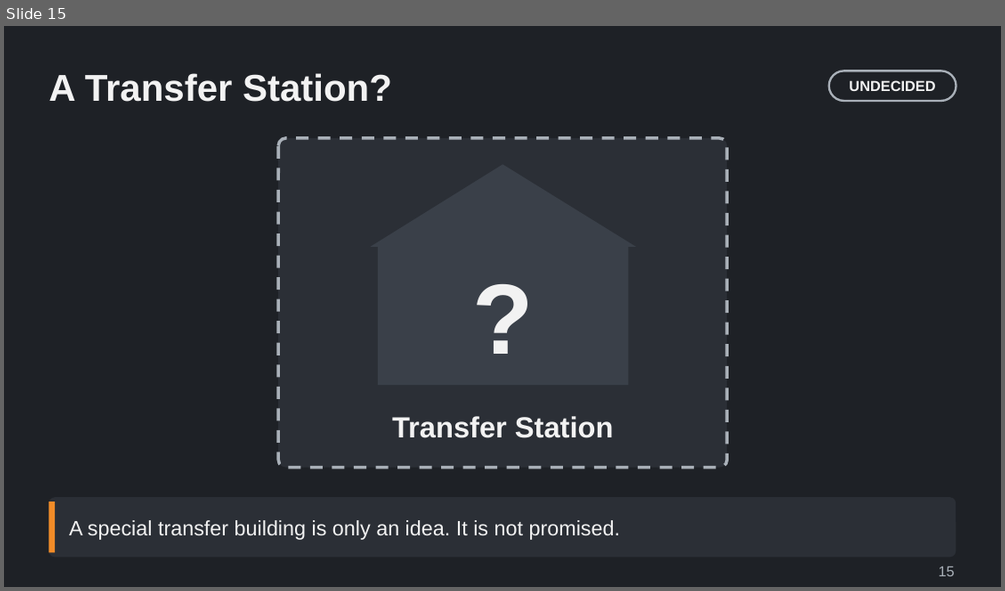
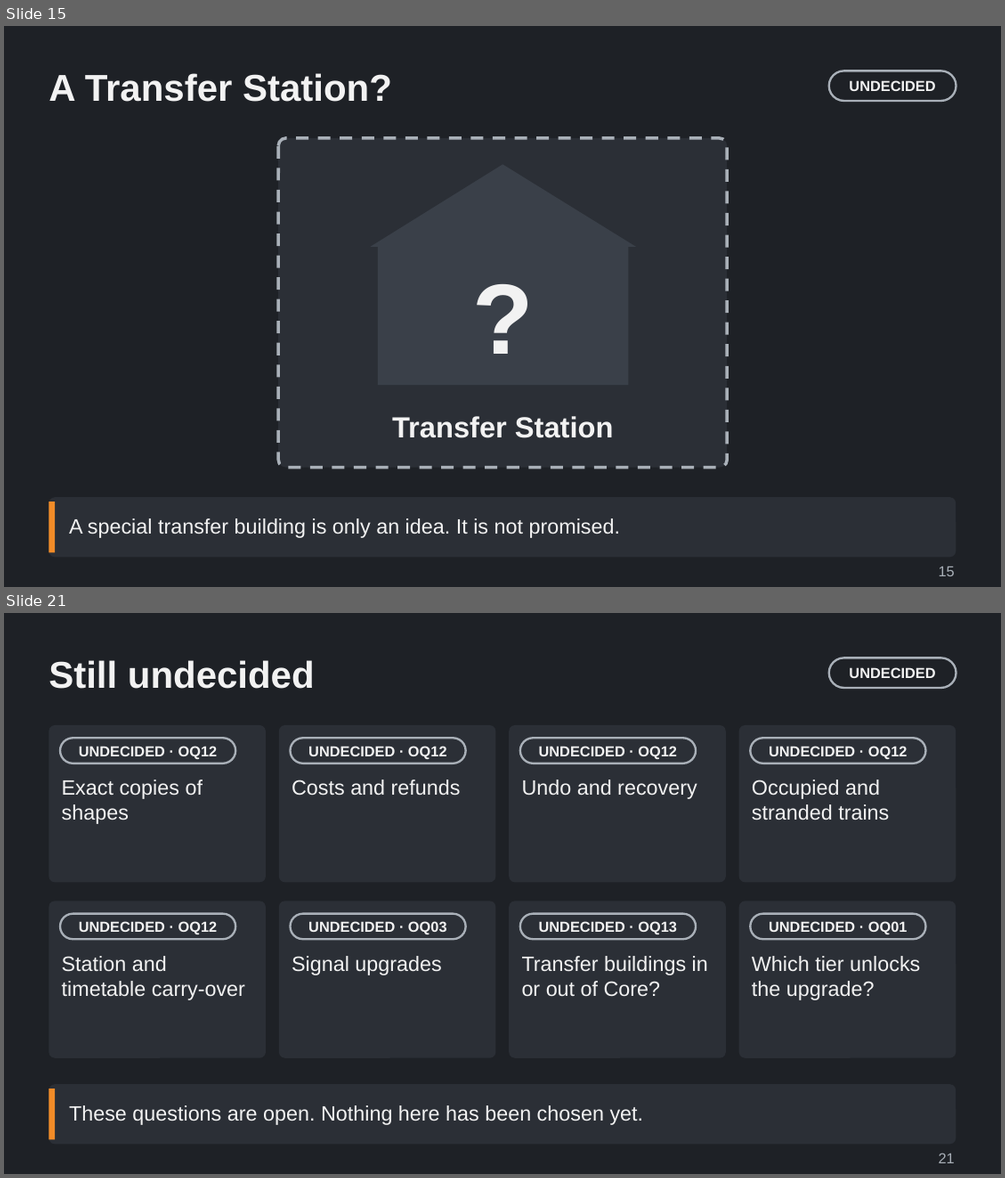
Before and after one commit to Tarenkookoo/Satisfactory---Early-Locomotion, a slide deck: Reporting/Claude Presents/Deck4_Monorail/The_Monorail_Transition_Explained.pptx. Shown one above the other, each under a label of ours: slide 15 before the commit, slides 15 and 21 after it; the slides between them are not shown. The pictures are 1005x591 and 1005x1178 pixels, drawn with LibreOffice and Linux fonts; fonts in the diff are those of the drawing. Boxes give left, top, right and bottom in pixels: in the first picture for what was removed or moved away, otherwise in the second. Text is boxed around its words. In the diff, an @@ line names an element or a change of style, - is before the commit and + after.

```diff
--- a/Reporting/Claude Presents/Deck4_Monorail/The_Monorail_Transition_Explained.pptx
+++ b/Reporting/Claude Presents/Deck4_Monorail/The_Monorail_Transition_Explained.pptx
@@ slide 21 added at (4,613,1001,1174), background #1E2126 @@
@@ title added at (48,660,315,689), 36 pt, text #F2F2F2, bold @@
+Still undecided
@@ rounded rectangle added at (829,657,956,688), outline #A9B0B8 2 pt, 14 pt, text #F2F2F2, bold @@
+UNDECIDED
@@ group added at (48,725,956,1058): 16 rounded rectangles, 8 texts @@
+UNDECIDED · OQ12
+Exact copies of shapes
+UNDECIDED · OQ12
+Costs and refunds
+UNDECIDED · OQ12
+Undo and recovery
+UNDECIDED · OQ12
+Occupied and stranded trains
+UNDECIDED · OQ12
+Station and timetable carry-over
+UNDECIDED · OQ03
+Signal upgrades
+UNDECIDED · OQ13
+Transfer buildings in or out of Core?
+UNDECIDED · OQ01
+Which tier unlocks the upgrade?
@@ rounded rectangle added at (48,1084,956,1144), fill #2B2F36 @@
@@ rectangle added at (48,1088,55,1140), fill #F28C28 @@
@@ text added at (69,1105,644,1125), 20 pt, text #F2F2F2 @@
+These questions are open. Nothing here has been chosen yet.
@@ text added at (938,1152,955,1163), 14 pt, text #A9B0B8 @@
+21
@@ slide 15 changed as well @@
@@ text "A special transfer building is ..." at (69,518,621,538): line spacing 1 to 0.95 @@
```
Also in this commit, not shown: 13 other slides changed, 6 other slides added, 6 other files.
